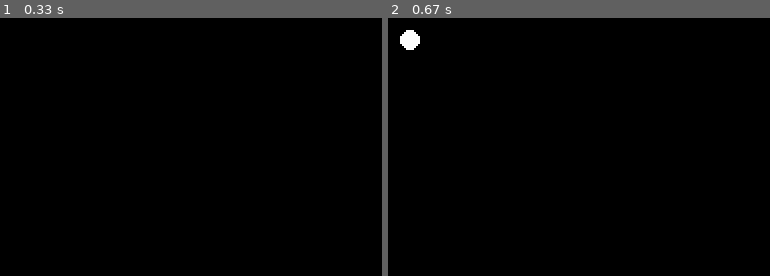
Above: before the commit, frames 1-2 (left to right).
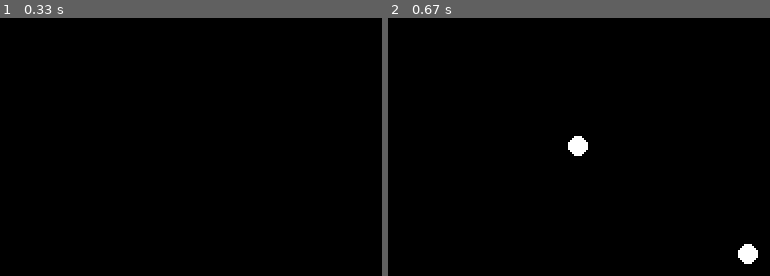
Above: after the commit, the same moments.

Repository: brylka/python_2024_11_23_34
Game: pygame game, started from niedziela_2024_12_15/2_pygame.py
Same seed, same stepped clock (60 frames per second), same inputs: the game is played once before the commit and once after it.
Inputs (mouse positions are in pixels of both pictures, inside the frame that each line leads up to):
- Up to frame 1 (0.33 s): no input
- Up to frame 2 (0.67 s): press the mouse at (410, 41) at 0.37 s; move the mouse to (579, 147) at 0.47 s; release the mouse at (747, 252) at 0.6 s

Frame 1 is identical in both runs. In frame 2, 0.9% of the frame differs, in the area x 3-97%, y 4-96%.

Commit message:
niedziela 15.12.2024

Diff:
--- a/niedziela_2024_12_15/2_pygame.py
+++ b/niedziela_2024_12_15/2_pygame.py
@@ -6,7 +6,7 @@
 screen = pygame.display.set_mode((500,500))
 pygame.display.set_caption("Aplikacja pygame")
 
-
+button = False
 color = (255,255,255)
 running = True
 while running:
@@ -20,9 +20,15 @@
                 color = (255,0,0)
         elif event.type == pygame.MOUSEBUTTONDOWN:
             if event.button == 1:
+                button = True
+        elif event.type == pygame.MOUSEBUTTONUP:
+            if event.button == 1:
+                button = False
+        elif event.type == pygame.MOUSEMOTION:
+            if button:
                 mouse_x, mouse_y = event.pos
-                #print(mouse_x, mouse_y)
-                #screen.set_at((mouse_x, mouse_y), color)
-                #pygame.draw.rect(screen,color,(mouse_x-5, mouse_y-5, 10, 10))
+                    #print(mouse_x, mouse_y)
+                    #screen.set_at((mouse_x, mouse_y), color)
+                    #pygame.draw.rect(screen,color,(mouse_x-5, mouse_y-5, 10, 10))
                 pygame.draw.circle(screen, color, (mouse_x, mouse_y), 5)
     pygame.display.flip()
--- /dev/null
+++ b/niedziela_2024_12_15/3_gameoflife.py
@@ -0,0 +1,54 @@
+import random
+from time import sleep
+
+class GameOfLife:
+    def __init__(self, width, height):
+        self.width = width
+        self.height = height
+        self.grid = [[random.randint(0,1) for x in range(self.width)] for y in range(self.height)]
+
+    def set_cell(self, x, y):
+        self.grid[y-1][x-1] = not self.grid[y-1][x-1]
+
+    def count_neighbords(self, x, y):
+        count = 0
+        for j in range(y - 1, y + 2):
+            if j == self.height:
+                j = 0
+            for i in range(x - 1, x + 2):
+                if i == self.width:
+                    i = 0
+                if self.grid[j][i] and (x != i or y != j):
+                    count += 1
+        return count
+
+    def update(self):
+        new_grid = [[0 for x in range(self.width)] for y in range(self.height)]
+        for y in range(self.height):
+            for x in range(self.width):
+                if self.grid[y][x] == 1:
+                    if self.count_neighbords(x, y) == 2 or self.count_neighbords(x, y) == 3:
+                        new_grid[y][x] = 1
+                else:
+                    if self.count_neighbords(x, y) == 3:
+                        new_grid[y][x] = 1
+        self.grid = new_grid
+
+    def display(self):
+        for y in self.grid:
+            for x in y:
+                if x == 0:
+                    print('`', end=" ")
+                else:
+                    print('*', end=" ")
+            print()
+
+    def run(self):
+        while True:
+            game.display()
+            game.update()
+            sleep(1)
+
+
+game = GameOfLife(10,10)
+game.run()
